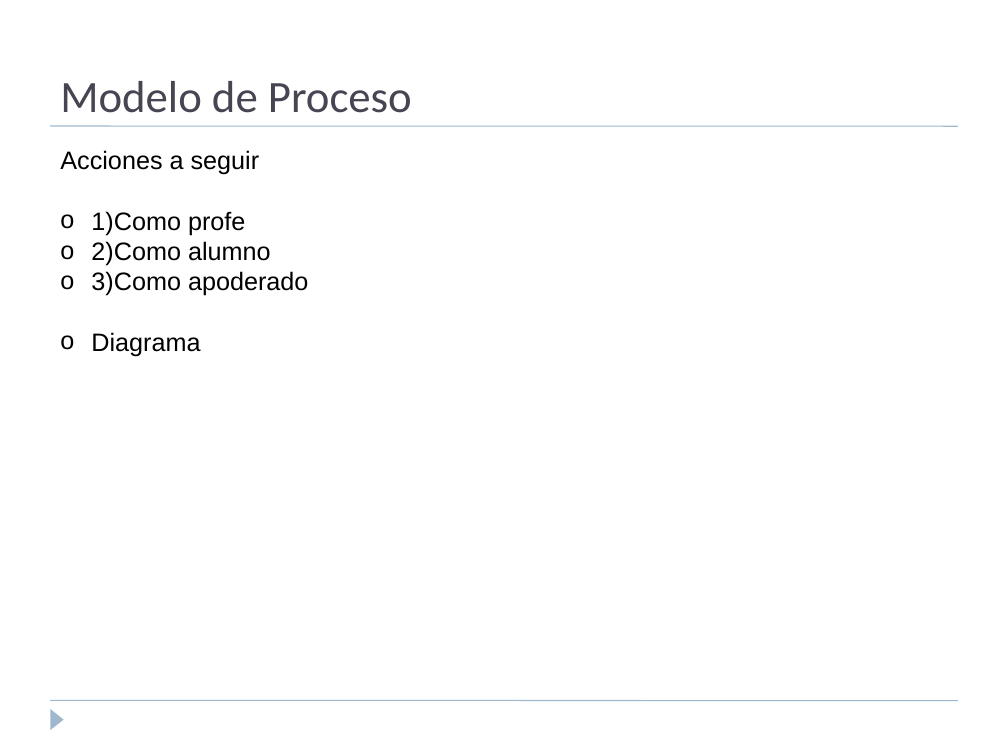
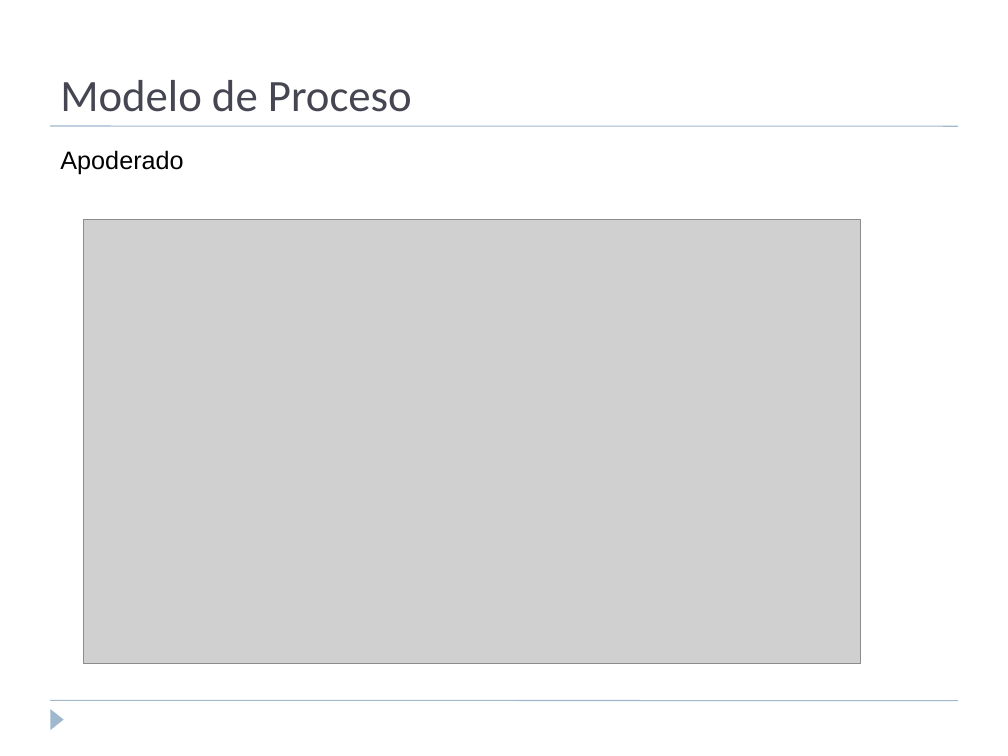
Before and after one commit to LeFranck/Desarrollo-de-Software, a slide deck: slide 9 of Presentaciones/Plantilla Visión y Alcances edit.ppt (slide 8 before the commit). Drawn at 1008x756 pixels with LibreOffice and Linux fonts; fonts in the diff are those of the drawing; grey boxes stand for pictures. Boxes give left, top, right and bottom in pixels: in the first picture for what was removed or moved away, otherwise in the second. Text is boxed around its words. In the diff, an @@ line names an element or a change of style, - is before the commit and + after.

```diff
--- a/Presentaciones/Plantilla Visión y Alcances edit.ppt
+++ b/Presentaciones/Plantilla Visión y Alcances edit.ppt
@@ text at bbox=[60, 150, 183, 175]: text changed @@
-Acciones a seguir
-o 1)Como profe
-o 2)Como alumno
-o 3)Como apoderado
-o Diagrama
+Apoderado
@@ picture added at bbox=[84, 220, 861, 664] @@
```
Also in this commit, not shown: 1 other slide changed, 2 slides added, 1 slide removed, 4 other files.
